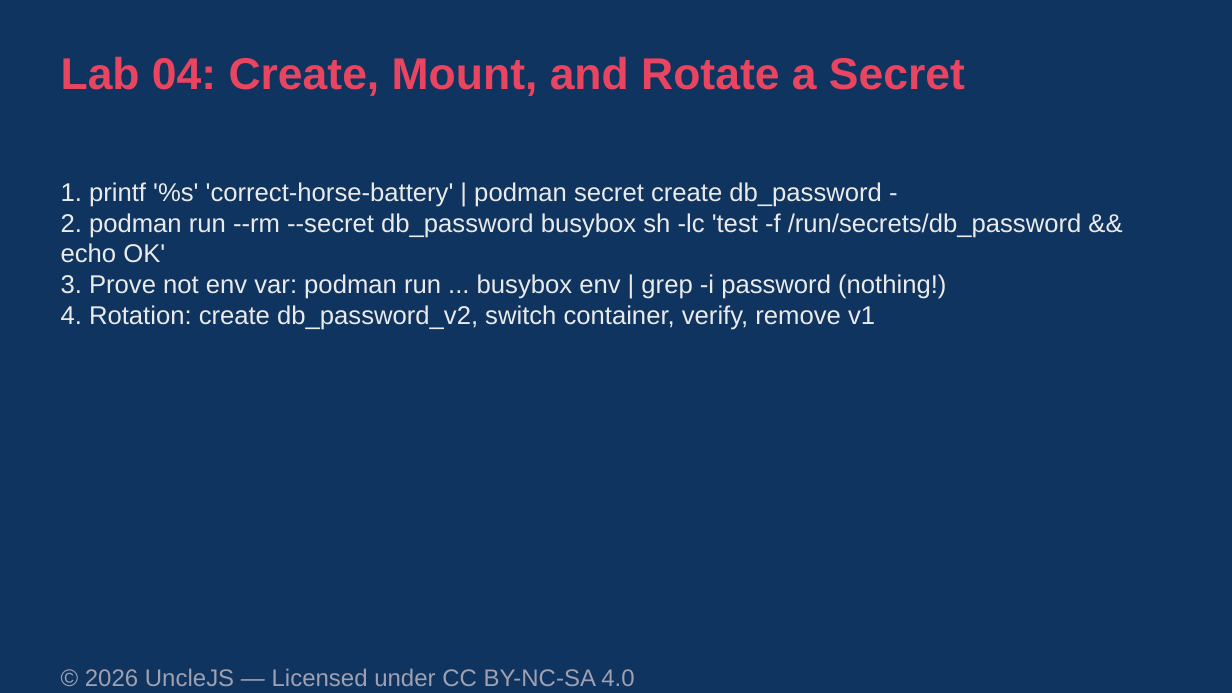
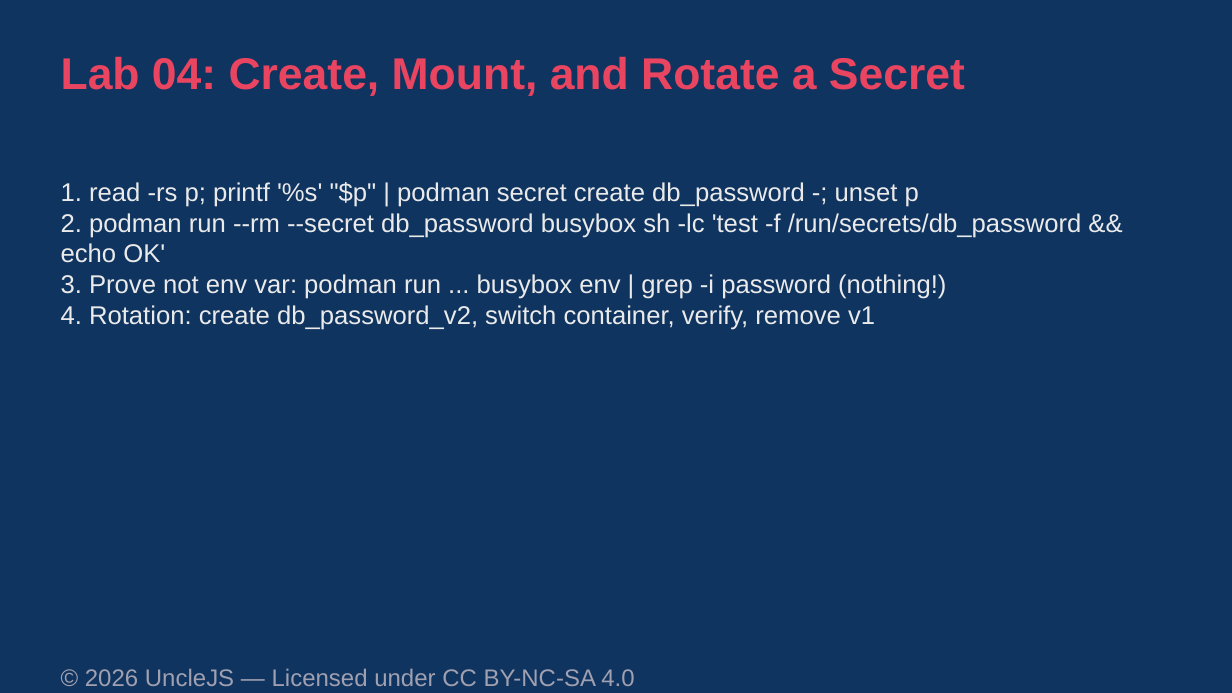
Before and after one commit to UncleJS/course_podman, a slide deck: slide 23 of slides/podman-course.odp. Drawn at 1232x693 pixels with LibreOffice and Linux fonts; fonts in the diff are those of the drawing. Boxes give left, top, right and bottom in pixels: in the first picture for what was removed or moved away, otherwise in the second. Text is boxed around its words. In the diff, an @@ line names an element or a change of style, - is before the commit and + after.

```diff
--- a/slides/podman-course.odp
+++ b/slides/podman-course.odp
@@ text at (x1=61, y1=182, x2=919, y2=207): text changed @@
-1. printf '%s' 'correct-horse-battery' | podman secret create db_password -
+1. read -rs p; printf '%s' "$p" | podman secret create db_password -; unset p
```
Also in this commit, not shown: 7 other slides changed, 37 other files.
